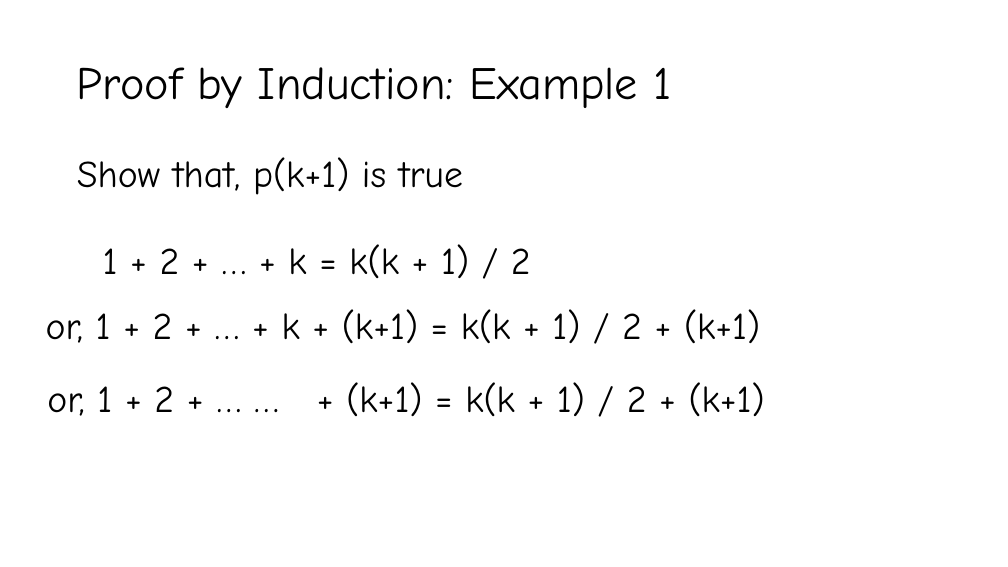
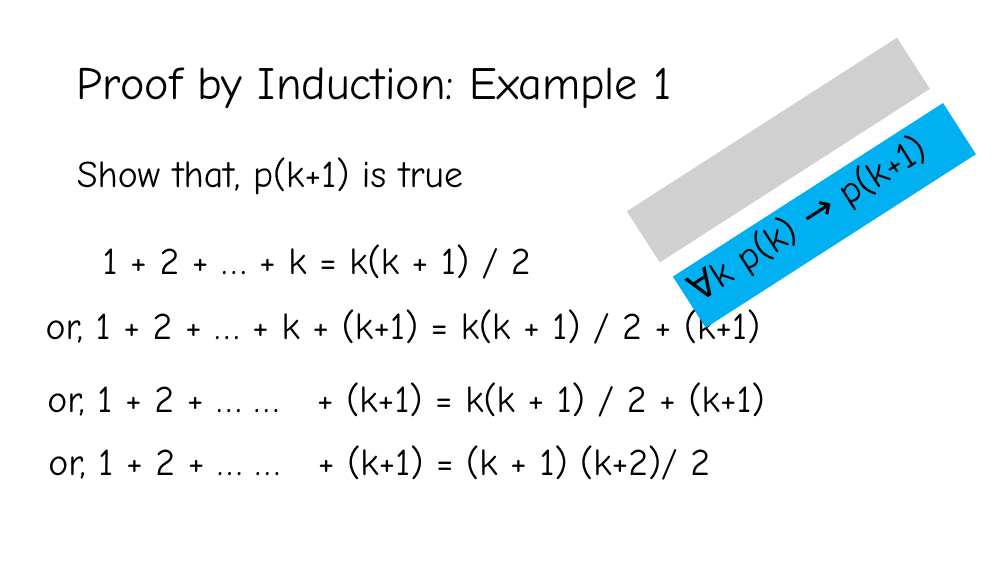
Before and after one commit to YeasirRayhanPrince/yeasirrayhanprince.github.io, a slide deck: slide 51 of cse106/slides/3. Proofs.pptx. Drawn at 1008x567 pixels with LibreOffice and Linux fonts; fonts in the diff are those of the drawing; grey boxes stand for pictures. Boxes give left, top, right and bottom in pixels: in the first picture for what was removed or moved away, otherwise in the second. Text is boxed around its words. In the diff, an @@ line names an element or a change of style, - is before the commit and + after.

Commit message:
updated_proofs

```diff
--- a/cse106/slides/3. Proofs.pptx
+++ b/cse106/slides/3. Proofs.pptx
@@ picture added at [627, 38, 930, 263] @@
@@ rectangle added at [673, 103, 976, 328], fill #00B0F0, 36 pt, text #000000 @@
+∀k p(k) → p(k+1)
@@ text added at [48, 445, 710, 480], 36 pt, text #000000 @@
+or, 1 + 2 + … … + (k+1) = (k + 1) (k+2)/ 2
```
Also in this commit, not shown: 10 other slides changed, 1 slide removed, 2 other files.
